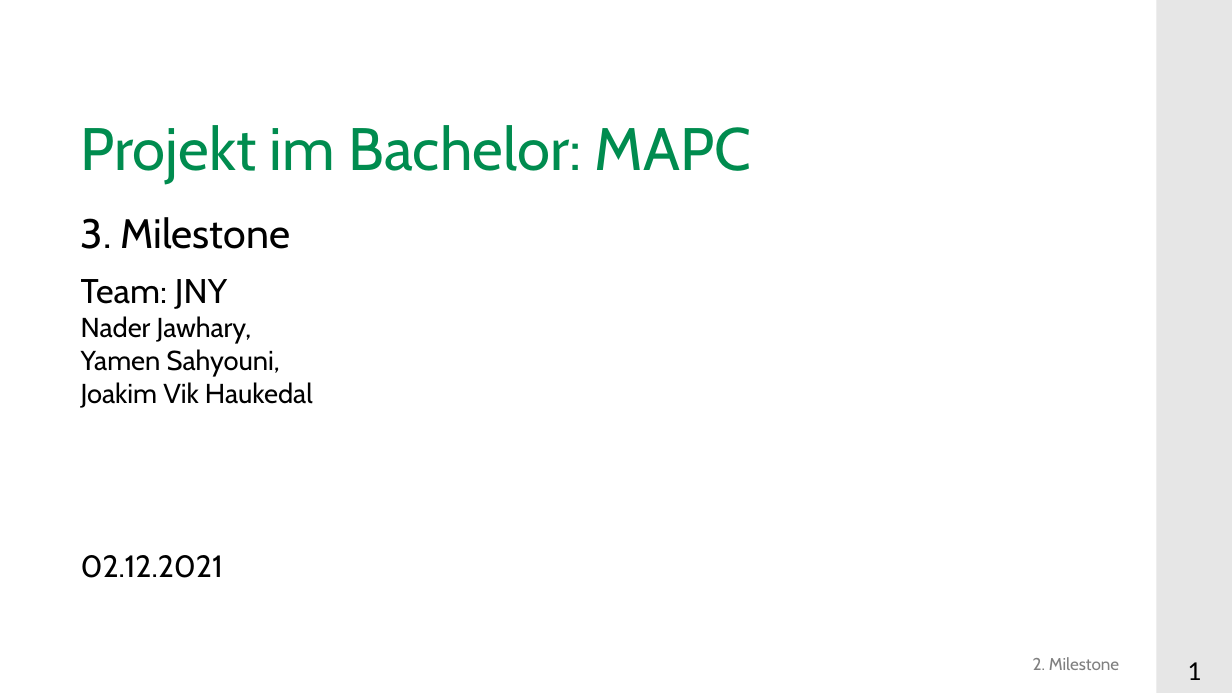
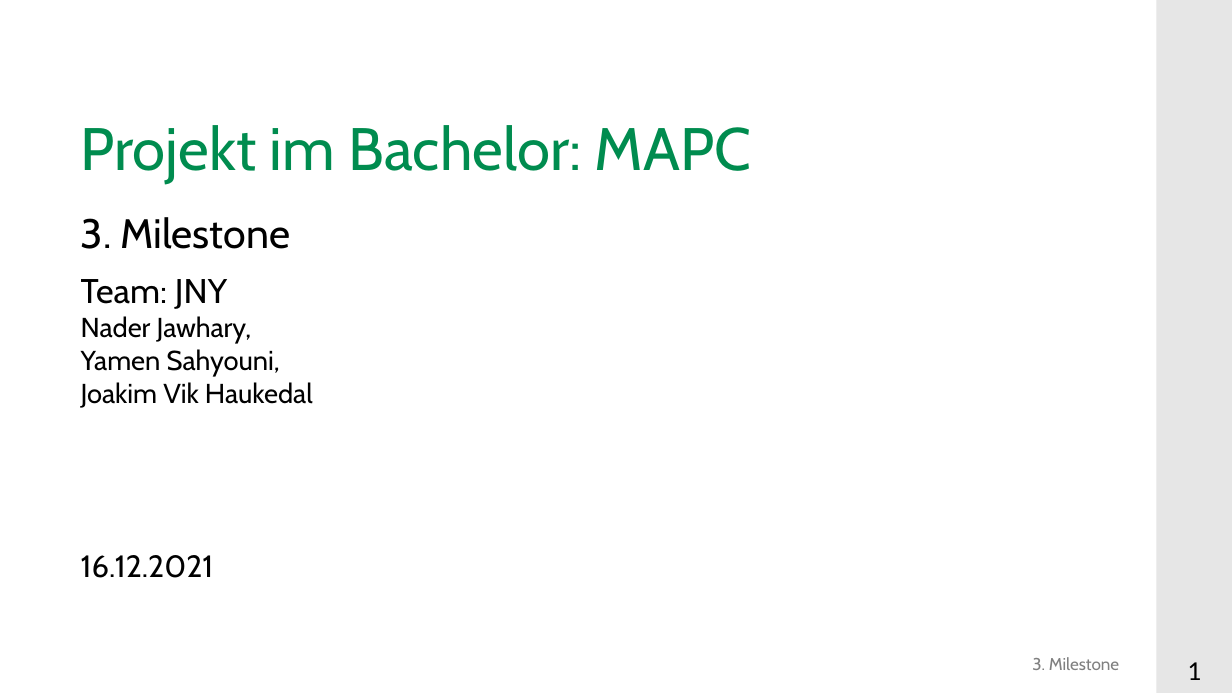
Before and after one commit to y-s18/projekt_im_bachelor, a slide deck: slide 1 of pptxs/Milestone3.pptx. Drawn at 1232x693 pixels with LibreOffice and Linux fonts; fonts in the diff are those of the drawing; background and template pictures are left out. Boxes give left, top, right and bottom in pixels: in the first picture for what was removed or moved away, otherwise in the second. Text is boxed around its words. In the diff, an @@ line names an element or a change of style, - is before the commit and + after.

```diff
--- a/pptxs/Milestone3.pptx
+++ b/pptxs/Milestone3.pptx
@@ subtitle at [81, 555, 214, 578]: text changed @@
-02.12.2021
+16.12.2021
@@ text at [1032, 657, 1119, 670]: text changed @@
-2. Milestone
+3. Milestone
```
Also in this commit, not shown: 4 other slides changed, 1 slide added, 1 slide removed.
